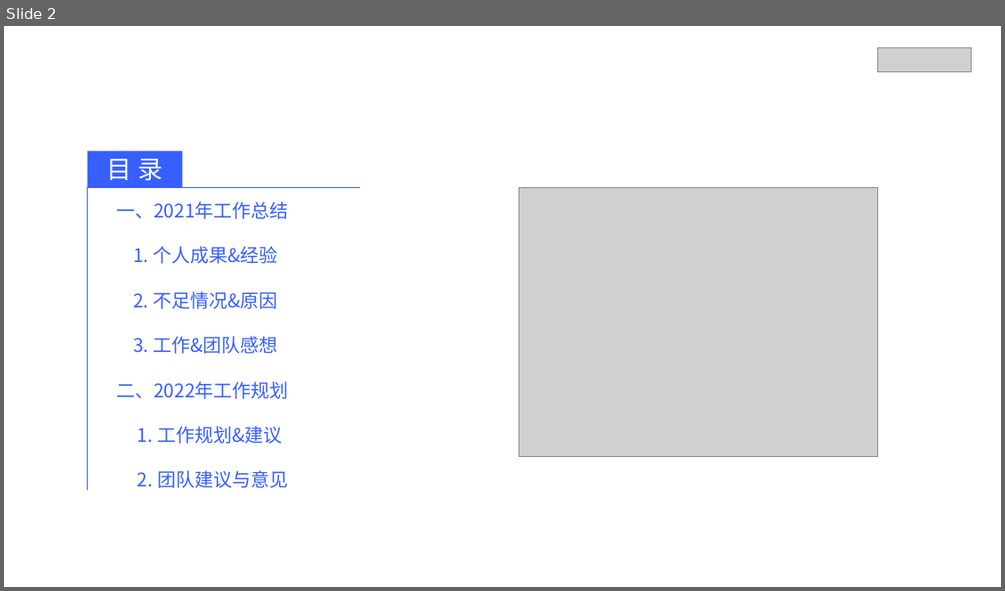
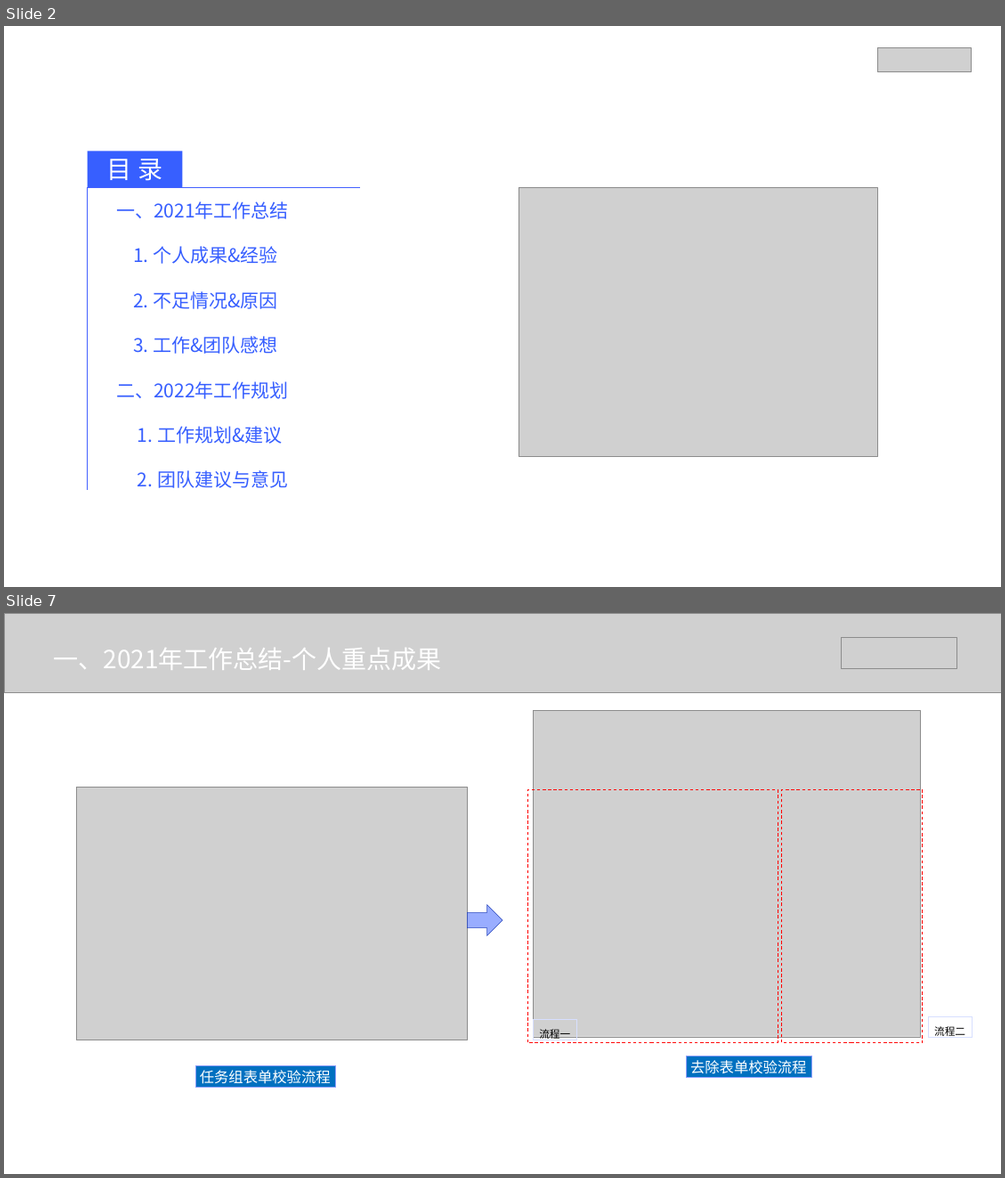
Before and after one commit to lvll-lll/get-get-climbing, a slide deck: doc/v/2021述职/互联网基础平台一部 2021年述职.pptx. Shown one above the other, each under a label of ours: slide 2 before the commit, slides 2 and 7 after it; the slides between them are not shown. The pictures are 1005x591 and 1005x1178 pixels, drawn with LibreOffice and Linux fonts; fonts in the diff are those of the drawing; grey boxes stand for pictures; background and template pictures are left out. Boxes give left, top, right and bottom in pixels: in the first picture for what was removed or moved away, otherwise in the second. Text is boxed around its words. In the diff, an @@ line names an element or a change of style, - is before the commit and + after.

```diff
--- a/doc/v/2021述职/互联网基础平台一部 2021年述职.pptx
+++ b/doc/v/2021述职/互联网基础平台一部 2021年述职.pptx
@@ slide 7 added at [4, 613, 1001, 1174], background #FFFFFF @@
@@ picture added at [4, 613, 1001, 692] @@
@@ picture added at [841, 638, 957, 668] @@
@@ text added at [54, 648, 442, 670], 48 pt, text #FFFFFF @@
+一、2021年工作总结-个人重点成果
@@ picture added at [533, 711, 920, 1037] @@
@@ picture added at [77, 787, 468, 1040] @@
@@ rectangle added at [527, 790, 777, 1043], outline #FF0000 1.5 pt dashed @@
@@ rectangle added at [782, 790, 922, 1043], outline #FF0000 1.5 pt dashed @@
@@ right arrow added at [468, 905, 502, 936], fill #375FFF at 51% opacity, outline #2946BD 1 pt @@
@@ rectangle added at [533, 1020, 576, 1040], outline #D7DFFF 0.75 pt, 20 pt, text #000000 @@
+流程一
@@ rectangle added at [928, 1017, 971, 1038], outline #D7DFFF 0.75 pt, 20 pt, text #000000 @@
+流程二
@@ rectangle added at [196, 1066, 336, 1087], fill #0070C0, outline #8E9FFE 0.75 pt, 28 pt, text #FFFFFF @@
+任务组表单校验流程
@@ rectangle added at [687, 1056, 811, 1078], fill #0070C0, outline #8E9FFE 0.75 pt, 28 pt, text #FFFFFF @@
+去除表单校验流程
```
Also in this commit, not shown: 7 slides changed, 4 other slides added, 3 slides removed, 11 other files.
